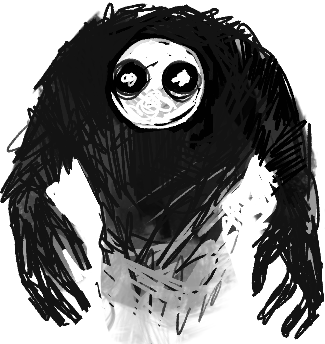
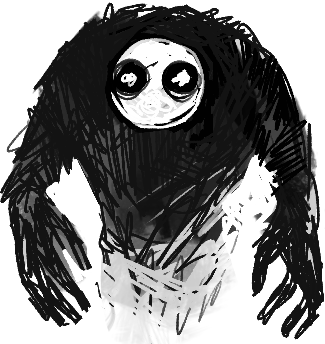
Before/after of a w=325, h=344 layered artwork. What changed in the layer stack:
"Layer 1": opacity 40% → 20% over [12, 19, 317, 344]
